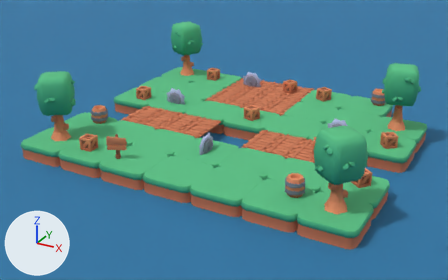
One commit to the glTF model sample_projects/crate_rush/data/assets/levels/level3.glb: the scene before it, then after it.
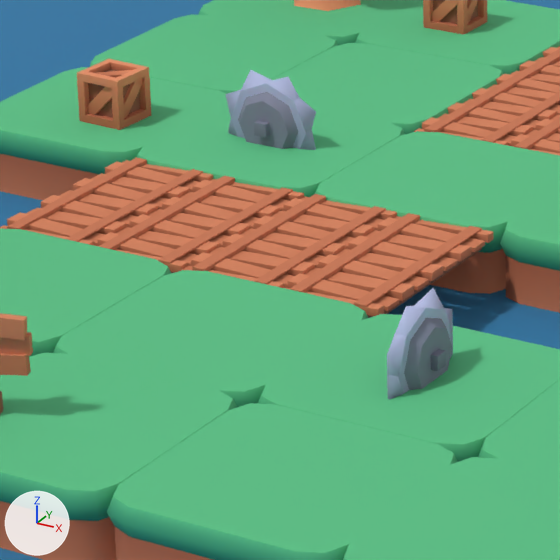
Old and new are each drawn whole from a 50 mm camera at (11.26, -22.05, 11.15) aimed at (-0.39, -0.86, 0.55) and again close up on the part from 27% to 52% of the width and 26% to 67% of the height. The axes (+X, +Y, +Z) are drawn at lower left. The lights are the same throughout. The first two pictures are the older version. Where no turn or scale is listed for an object, it has been applied to the vertices.

Names of what the first close-up shows: 'Block_05', 'Block_06', 'Block_10', 'Block_11', 'Block_12', 'Block_18', 'Block_19', 'Block_20', 'Block_26', 'Block_27', 'Block_28', 'Saw_04', 'Water' and 21 more.
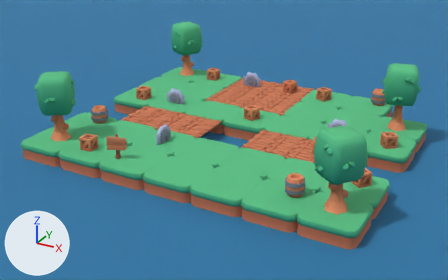
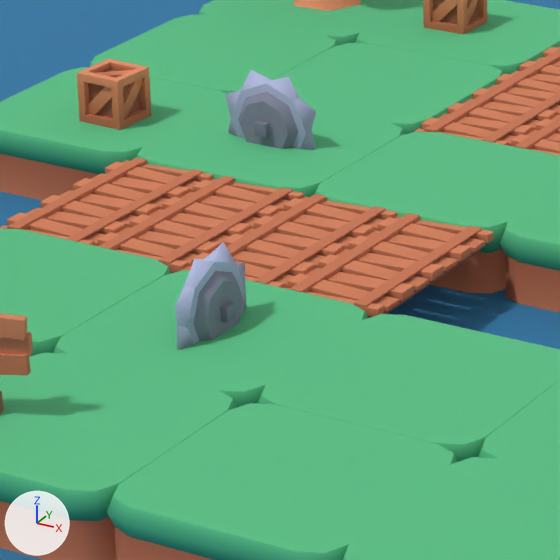
The change, as a diff of the scene's bpy script:
```diff
--- a/sample_projects/crate_rush/data/assets/levels/level3.glb.py
+++ b/sample_projects/crate_rush/data/assets/levels/level3.glb.py
@@ ob_saw_04 @@
 ob_saw_04 = bpy.data.objects.new('Saw_04', me_saw)
-ob_saw_04.location = (0.0, -3.0, 1.18)
+ob_saw_04.location = (-2.0, -3.0, 1.18)
 ob_saw_04.rotation_euler = (0.0, 0.0, 1.571)  # degrees (0, 0, 90)
```

Where the change shows, as pixel boxes (x1, y1, x2, y2) in the close-ups (560 x 560 px):
'Saw_04', moved
    before: (387, 288, 453, 400)
    after: (175, 242, 247, 350)
